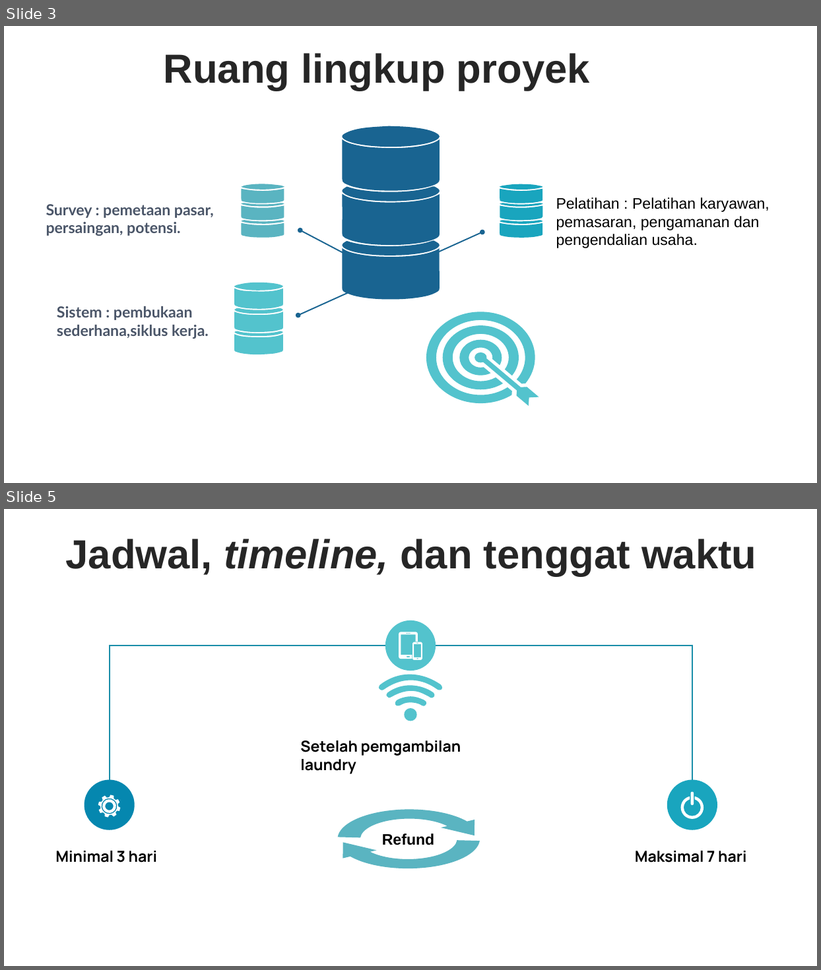
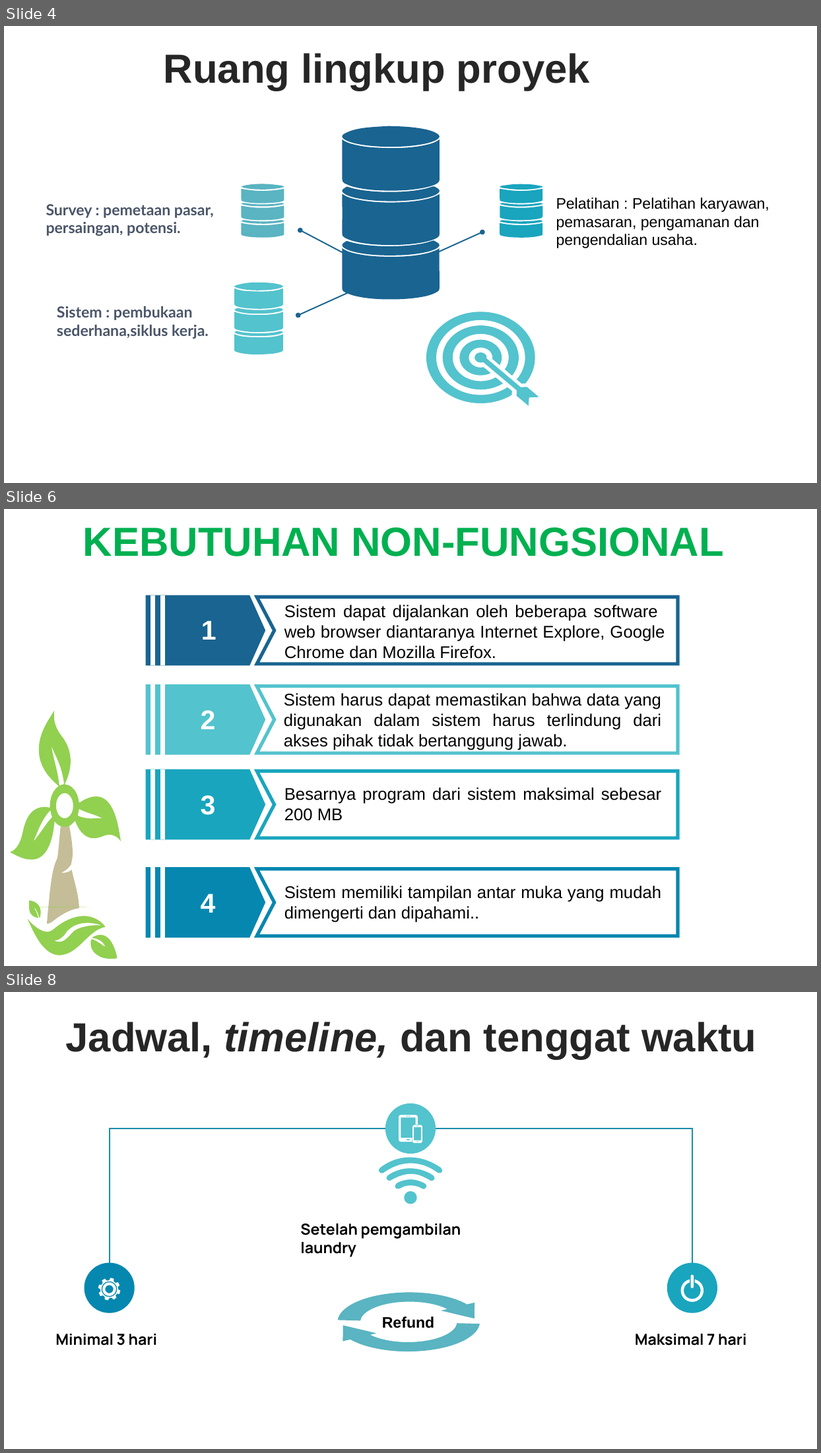
Before and after one commit to sahrul1610/Proyek1, a slide deck: Kelompok Proyek.pptx. Shown one above the other, each under a label of ours: slides 3 and 5 before the commit, slides 4, 6 and 8 after it; the slides between them are not shown. The pictures are 821x970 and 821x1453 pixels, drawn with LibreOffice and Linux fonts; fonts in the diff are those of the drawing. Boxes give left, top, right and bottom in pixels: in the first picture for what was removed or moved away, otherwise in the second. Text is boxed around its words. In the diff, an @@ line names an element or a change of style, - is before the commit and + after.

```diff
--- a/Kelompok Proyek.pptx
+++ b/Kelompok Proyek.pptx
@@ slide 6 added at [4,509,817,966], background #FFFFFF @@
@@ text added at [83,527,724,557], 48 pt, text #00B050, bold @@
+KEBUTUHAN NON-FUNGSIONAL
@@ group added at [147,597,678,664]: 2 rectangles, 1 freeform shape, 1 pentagon arrow @@
@@ text added at [284,605,665,659], 20 pt, text #000000 @@
+Sistem dapat dijalankan oleh beberapa software web browser diantaranya Internet Explore, Google Chrome dan Mozilla Firefox.
@@ text added at [201,621,217,640], 32 pt, text #FFFFFF, bold @@
+1
@@ group added at [147,687,678,754]: 2 rectangles, 1 freeform shape, 1 pentagon arrow @@
@@ text added at [284,693,661,751], 20 pt, text #000000 @@
+Sistem harus dapat memastikan bahwa data yang digunakan dalam sistem harus terlindung dari akses pihak tidak bertanggung jawab.
@@ text added at [201,710,216,729], 32 pt, text #FFFFFF, bold @@
+2
@@ group added at [147,771,678,838]: 2 rectangles, 1 freeform shape, 1 pentagon arrow @@
@@ text added at [201,795,216,815], 32 pt, text #FFFFFF, bold @@
+3
@@ text added at [284,788,661,821], 20 pt, text #000000 @@
+Besarnya program dari sistem maksimal sebesar 200 MB
@@ group added at [147,869,678,937]: 2 rectangles, 1 freeform shape, 1 pentagon arrow @@
@@ text added at [201,894,216,913], 32 pt, text #FFFFFF, bold @@
+4
@@ text added at [284,886,662,923], 20 pt, text #000000 @@
+Sistem memiliki tampilan antar muka yang mudah dimengerti dan dipahami..
@@ group added at [10,711,121,959]: 6 freeform shapes @@
@@ what was slide 3 is now slide 4 @@
@@ what was slide 5 is now slide 8 @@
```
Also in this commit, not shown: 4 slides changed, 4 other slides added.
